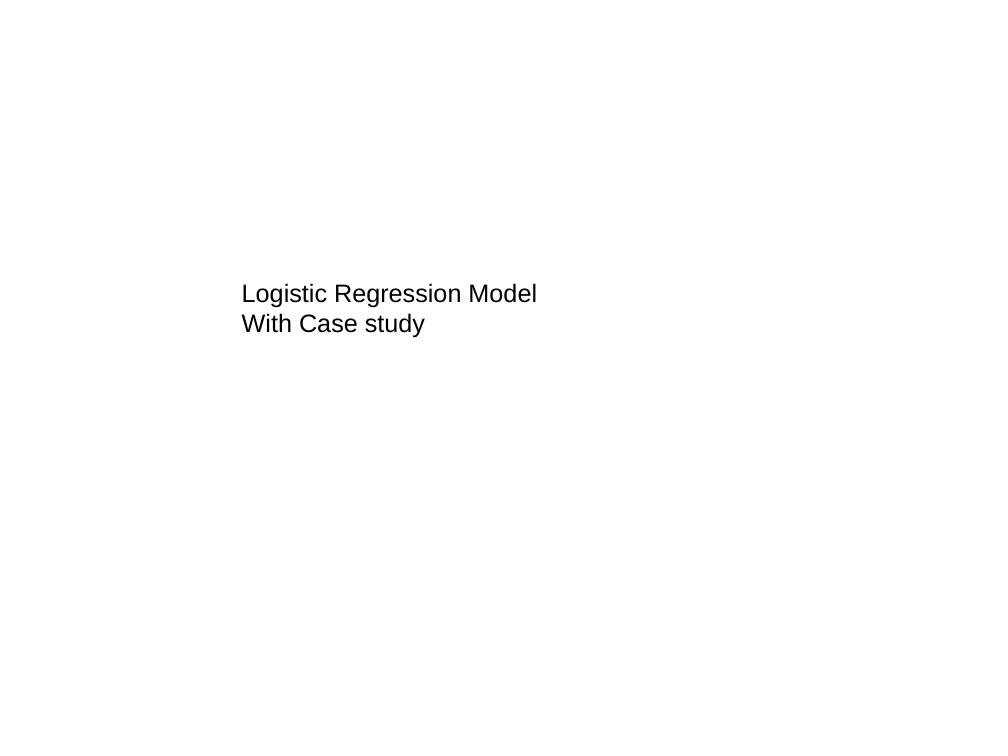
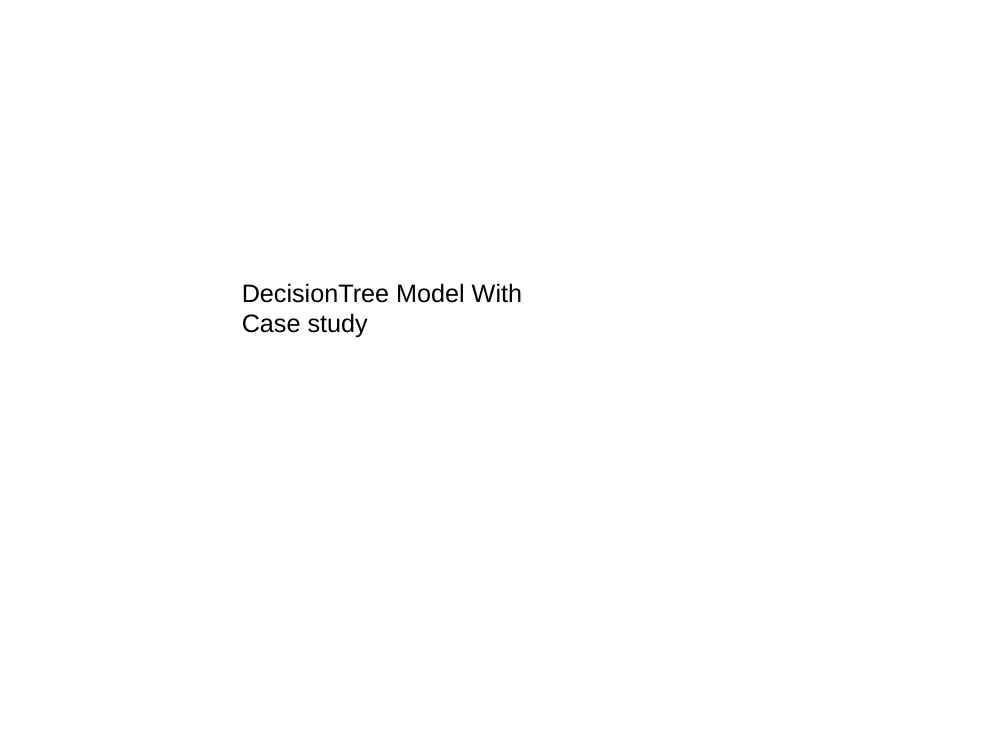
Before and after one commit to falcon-sky/pyspark-nlp, a slide deck: slide 2 of day_11/DecisionTreeModel.pptx. Drawn at 1008x756 pixels with LibreOffice and Linux fonts; fonts in the diff are those of the drawing. Boxes give left, top, right and bottom in pixels: in the first picture for what was removed or moved away, otherwise in the second. Text is boxed around its words. In the diff, an @@ line names an element or a change of style, - is before the commit and + after.

```diff
--- a/day_11/DecisionTreeModel.pptx
+++ b/day_11/DecisionTreeModel.pptx
@@ text at (242, 283, 522, 338): text changed @@
-Logistic Regression Model With Case study
+DecisionTree Model With Case study
```
Also in this commit, not shown: 1 other slide changed, 6 slides added, 6 slides removed, 13 other files.
